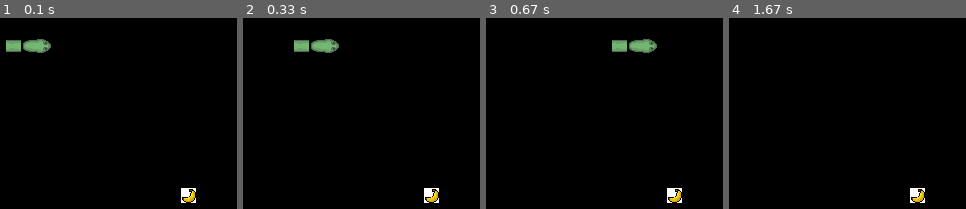
Above: before the commit, frames 1-4 (left to right).
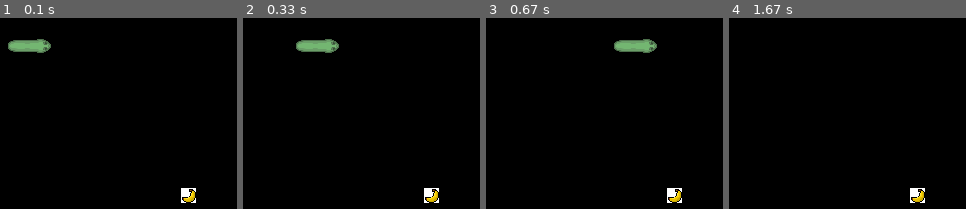
Above: after the commit, the same moments.

Repository: luciusvinicius/tpj_96123
Game: pygame game, started from p3 - snake/main.py
The game is run twice, just before and just after one commit, with the same random seed, the same clock (stepped at 60 frames per second) and the same inputs.
Inputs:
- Up to frame 1 (0.1 s): no input
- Up to frame 2 (0.33 s): no input
- Up to frame 3 (0.67 s): hold D from 0.33 s (still down)
- Up to frame 4 (1.67 s): release D at 0.8 s; hold W 0.83-1.3 s

The runs differ from the first frame. In frame 1, 0.3% of the frame differs, in the area x 2-13%, y 11-18%; in frame 2, 0.3%; in frame 3, 0.3%; in frame 4, nothing differs.

Commit message:
almost there

Diff:
--- a/p3 - snake/BodyPart.py
+++ b/p3 - snake/BodyPart.py
@@ -26,15 +26,19 @@
 
 
 class BodyPart(Sprite):
+    counter = 1
     def __init__(self, x, y, direction, scale=1, speed=1):
         Sprite.__init__(self)
         print("init body part")
         # self.x : int = x-35
         # self.y : int = y-18
+
         self.x : int = x
         self.y : int = y
         self.speed = speed
         self.img_scale = scale * 1.5
+        self.id = self.__class__.counter
+        self.__class__.counter += 1
 
         self.rect = Rect(self.x, self.y, self.img_scale, self.img_scale)
         self.prev : BodyPart = None
@@ -42,6 +46,7 @@
         self.direction : Tuple = direction
         self.angle : int = 0
         # self.scale = scale
+        self.previous_direction : Tuple = direction
 
         picture = image.load(IMG_URL)
         picture = transform.scale(picture, (self.img_scale, self.img_scale)) # scale
@@ -68,8 +73,6 @@
             self.image = transform.rotate(self.image, angle)
 
 
-
-
     def set_sprite(self, sprite):
         self.base_image = transform.scale(sprite, (self.img_scale, self.img_scale))
         picture = transform.scale(sprite, (self.img_scale, self.img_scale))
@@ -83,18 +86,37 @@
         # print("-------------")
         prev = self.prev
         if prev is not None and prev.direction != self.direction:
-            print(f"{prev.direction=}")
-            print(f"{self.direction=}")
-            print(f"{angles[self.direction][prev.direction]}")
+            # print(f"{prev.direction=}")
+            # print(f"{self.direction=}")
+            # print(f"{angles[self.direction][prev.direction]}")
             self.angle = angles[self.direction][prev.direction]
             print(f"set {self} {self.angle=}")
             return self.angle
 
         return None
 
+    def get_previously_angle(self):
+        prev = self.prev
+        if prev is not None and self.id == 2:
+            print(f"{prev.direction=}")
+            print(f"{self.direction=}")
+        if prev is not None and prev.direction != self.previous_direction:
+            # print(f"{prev.direction=}")
+            # print(f"{self.direction=}")
+            # print(f"{angles[self.direction][prev.direction]}")
+            self.angle = angles[self.previous_direction][prev.direction]
+            print(f"set {self} {self.angle=}")
+            return self.angle
+
+        return None
+
+    def set_direction(self, direction):
+        self.previous_direction = self.direction
+        self.direction = direction
+
 
     def __str__(self):
-        return f"BodyPart: ({self.rect.x}, {self.rect.y})"
+        return f"BodyPart {self.id}: ({self.rect.x}, {self.rect.y})"
 
 
     # @move.overload
--- a/p3 - snake/Snake.py
+++ b/p3 - snake/Snake.py
@@ -42,37 +42,10 @@
         # self.body.append(bp)
 
 
-    # def move(self, direction):
-    #     body_part = self.last
-    #     print(f"Root: {self.root}")
-
-    #     while True:
-    #         prev = body_part.prev
-    #         nxt = body_part.next
-
-    #         if prev is None:
-    #             break
-
-    #         if nxt is not None: # Last part will be always a tail sprite
-    #             if body_part.direction == prev.direction:
-    #                 self.set_straight(body_part)
-    #             else:
-    #                 self.set_curve(body_part)
-
-    #         body_part.move(body_part.direction)
-    #         body_part.direction = prev.direction
-    #         body_part = prev
-
-    #     body_part.move(direction)
-    #     body_part.direction = direction
-
-
-
-
     def move(self, direction):
         # self.root.move(direction)
         body_part = self.last
-        print(f"Root: {self.root}")
+        # print(f"Root: {self.root}")
 
         while True:
             # print("------ Another -----")
@@ -81,34 +54,48 @@
 
 
             if prev is None:
+                if nxt is not None:
+                    nxt_nxt = nxt.next
+
+                    if nxt_nxt is not None:
+                        if nxt.direction == nxt_nxt.direction:
+                            nxt.type = "straight"
+                            self.set_straight(nxt)
+                        else:
+                            nxt_angle = nxt.get_previously_angle()
+                            nxt.type = "curve"
+                            print("sussy bakaaaaaaaa")
+                            print(f"{nxt} angle is {nxt.angle}")
+                            self.set_curve(nxt)
+                            nxt.angle = nxt_angle
+
                 break
 
             if nxt is not None:
                 # nxt.get_curve_angle()
+                nxt_nxt = nxt.next
 
-                if body_part.direction == prev.direction:
-                    nxt.type = "straight"
-                    self.set_straight(nxt)
-                else:
-                    nxt_angle = body_part.get_curve_angle()
+                if nxt_nxt is not None:
+                    if body_part.direction == prev.direction:
+                        nxt.type = "straight"
+                        self.set_straight(nxt)
+                    else:
+                        nxt_angle = body_part.get_curve_angle()
 
-                    nxt.type = "curve"
-                    print(f"{nxt} angle is {nxt.angle}")
-                    self.set_curve(nxt)
-                    nxt.angle = nxt_angle
+                        nxt.type = "curve"
+                        print(f"{nxt} angle is {nxt.angle}")
+                        self.set_curve(nxt)
+                        nxt.angle = nxt_angle
             body_part.move(prev.direction)
 
 
-            body_part.direction = prev.direction
+            body_part.set_direction(prev.direction)
             body_part = body_part.prev
 
-        body_part.direction = direction
+        body_part.set_direction(direction)
         self.set_head(body_part)
 
         body_part.move(direction)
-
-
-
 
 
 
@@ -137,15 +124,6 @@
             bp = nxt
 
     def crashes_into_wall(self, WIDTH, HEIGHT):
-        # bp = self.root
-        # while True:
-        #     if bp.x not in range(WIDTH) or bp.y not in range(HEIGHT):
-        #         print("Snake crashed against the wall")
-        #         return True
-
-        #     nxt = bp.next
-        #     if nxt is None:
-
         return self.root.rect.x not in range(WIDTH * self.scale) or self.root.rect.y not in range(HEIGHT * self.scale)
 
     def apply_scale(self):
